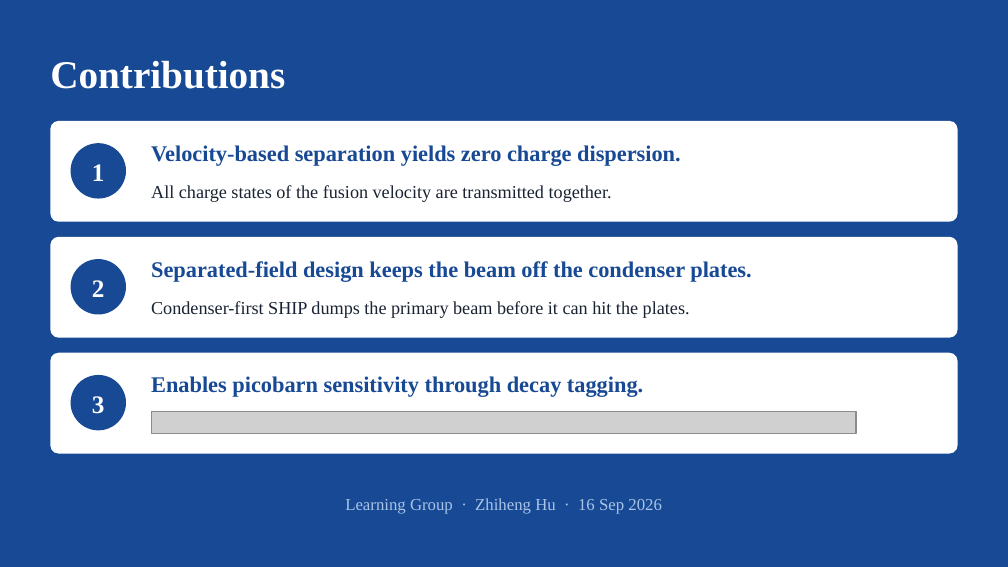
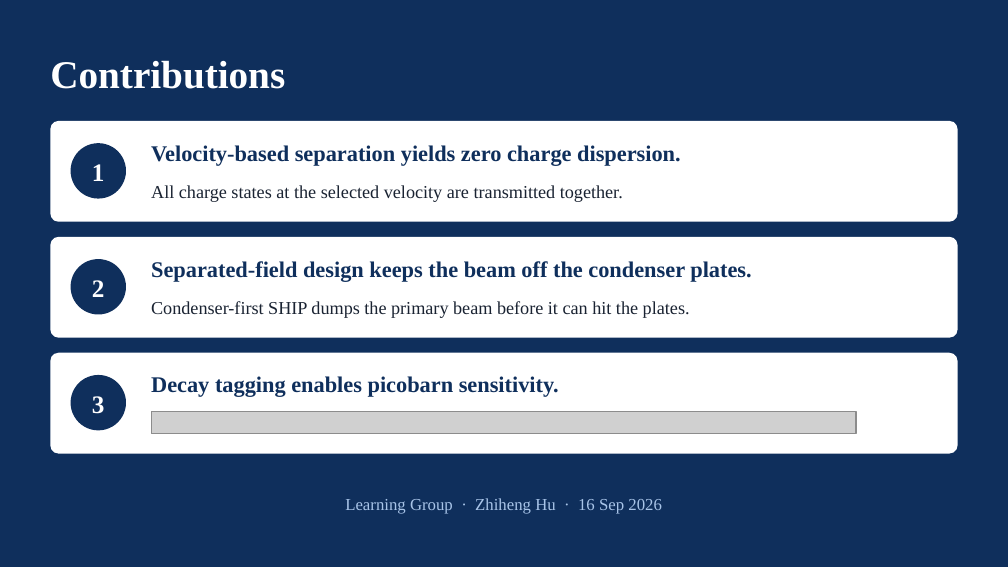
Before and after one commit to Edfghdrtxxx/OrbitOS, a slide deck: slide 18 of 70_Presentations/717_Learning Group-20260916/Velocity Filters Human.pptx. Drawn at 1008x567 pixels with LibreOffice and Linux fonts; fonts in the diff are those of the drawing; grey boxes stand for pictures. Boxes give left, top, right and bottom in pixels: in the first picture for what was removed or moved away, otherwise in the second. Text is boxed around its words. In the diff, an @@ line names an element or a change of style, - is before the commit and + after.

```diff
--- a/70_Presentations/717_Learning Group-20260916/Velocity Filters Human.pptx
+++ b/70_Presentations/717_Learning Group-20260916/Velocity Filters Human.pptx
@@ background #174994 to #0F2F5C @@
@@ text "Velocity-based separation yields zero charge ..." at [151,145,681,166]: text colour #174994 to #0F2F5C @@
@@ text at [151,185,623,202]: text changed @@
-All charge states of the fusion velocity are transmitted together.
+All charge states at the selected velocity are transmitted together.
@@ text "Separated-field design keeps the beam ..." at [151,261,751,282]: text colour #174994 to #0F2F5C @@
@@ fill #174994 to #0F2F5C in 3 elements at [71,143,126,199], [71,259,126,314], [71,375,126,430] @@
@@ text at [151,376,559,397]: text changed; text colour #174994 to #0F2F5C @@
-Enables picobarn sensitivity through decay tagging.
+Decay tagging enables picobarn sensitivity.
```
Also in this commit, not shown: 15 other slides changed, 2 slides added, 2 slides removed, 46 other files.
